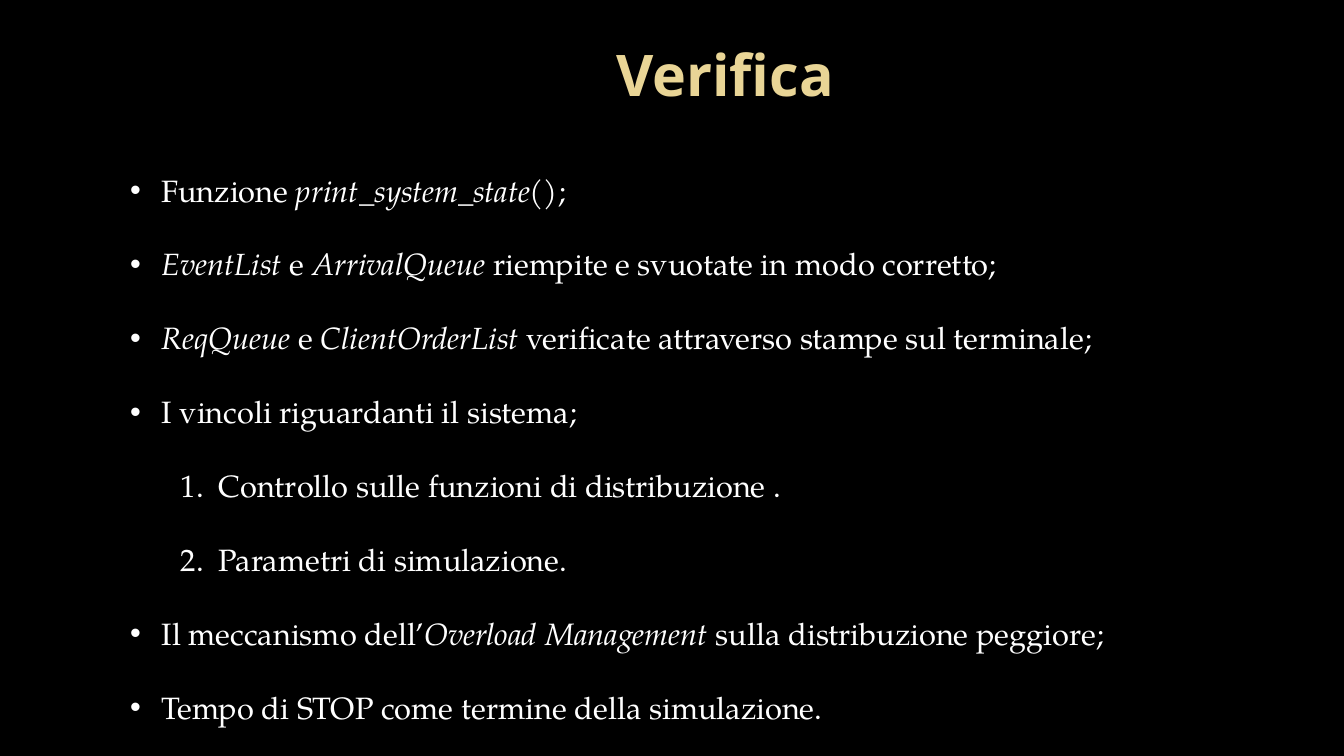
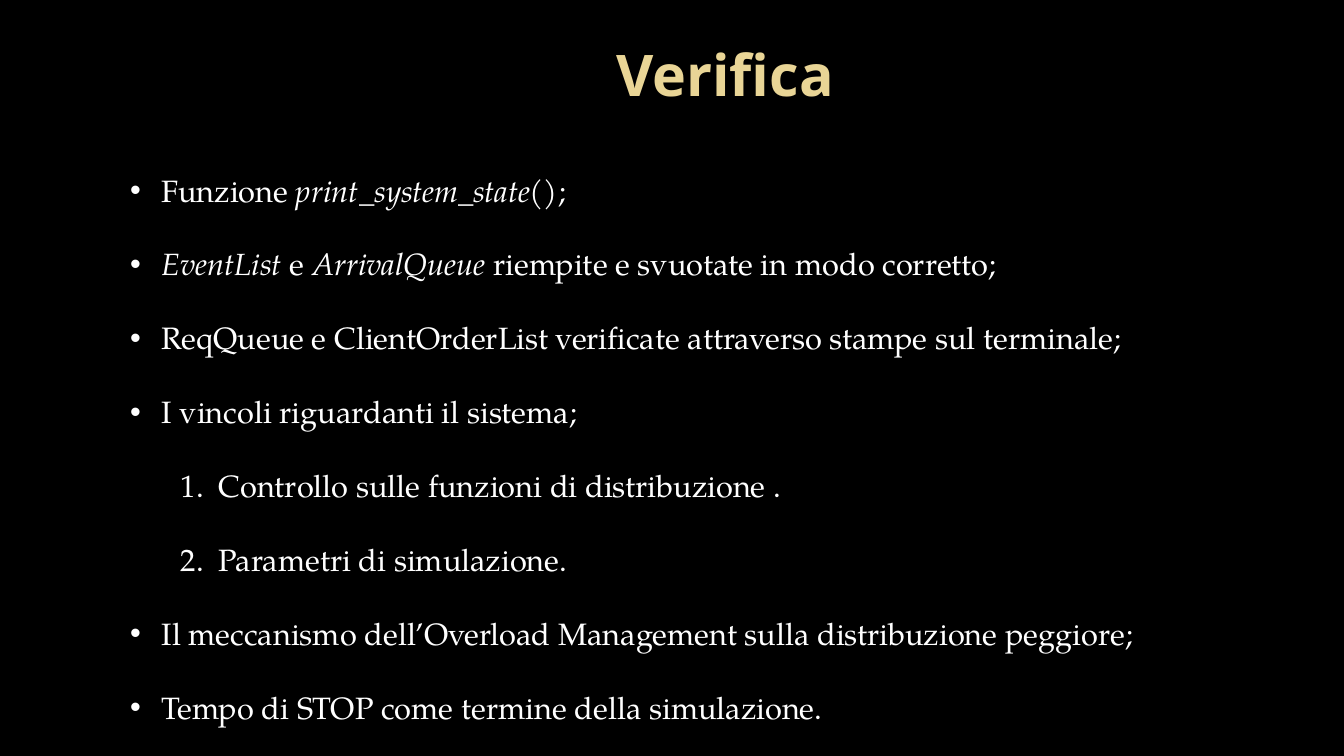
Before and after one commit to alexiey91/Progetto-MPSR, a slide deck: slide 17 of Presentazione/Presentazione - FINALE.pptx. Drawn at 1344x756 pixels with LibreOffice and Linux fonts; fonts in the diff are those of the drawing; background and template pictures are left out. Boxes give left, top, right and bottom in pixels: in the first picture for what was removed or moved away, otherwise in the second. Text is boxed around its words. In the diff, an @@ line names an element or a change of style, - is before the commit and + after.

```diff
--- a/Presentazione/Presentazione - FINALE.pptx
+++ b/Presentazione/Presentazione - FINALE.pptx
@@ text at bbox=[162, 326, 1133, 654]: italic off in "ReqQueue ClientOrderList", "dell’Overload Management" @@
```
Also in this commit, not shown: 8 other slides changed.
